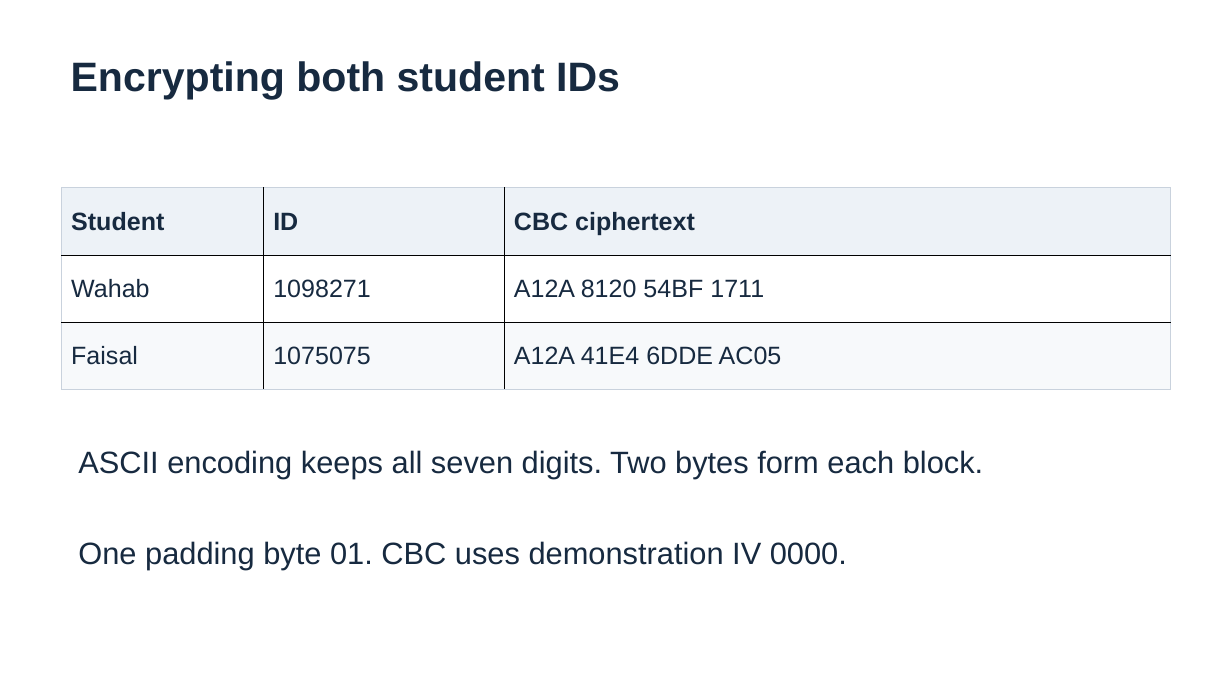
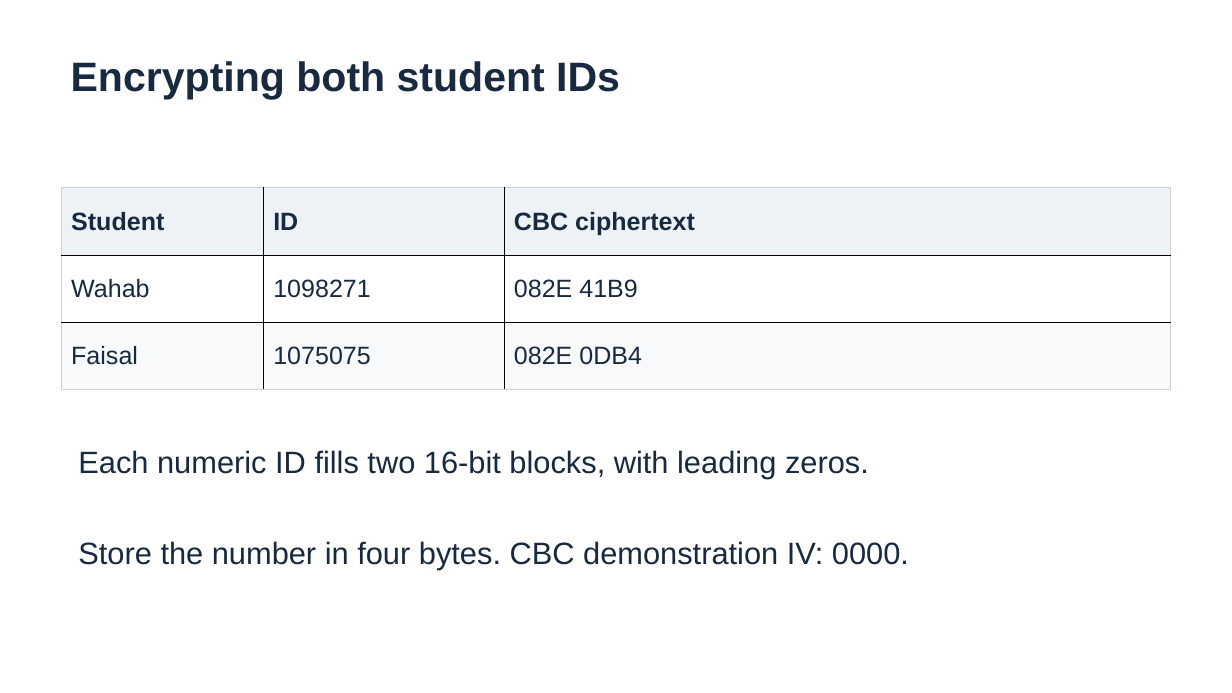
Before and after one commit to Midnight-Kyo/cse310-symmetric-cipher-project, a slide deck: slide 7 of presentation/Symmetric_Algorithm_Presentation.pptx. Drawn at 1232x693 pixels with LibreOffice and Linux fonts; fonts in the diff are those of the drawing. Boxes give left, top, right and bottom in pixels: in the first picture for what was removed or moved away, otherwise in the second. Text is boxed around its words. In the diff, an @@ line names an element or a change of style, - is before the commit and + after.

Commit message:
Use numeric student IDs and synchronize project materials

```diff
--- a/presentation/Symmetric_Algorithm_Presentation.pptx
+++ b/presentation/Symmetric_Algorithm_Presentation.pptx
@@ table at bbox=[62, 188, 1171, 390] @@
-row 2, column 3: A12A 8120 54BF 1711
+row 2, column 3: 082E 41B9
-row 3, column 3: A12A 41E4 6DDE AC05
+row 3, column 3: 082E 0DB4
@@ text at bbox=[78, 450, 869, 478]: text changed @@
-ASCII encoding keeps all seven digits. Two bytes form each block.
+Each numeric ID fills two 16-bit blocks, with leading zeros.
@@ text at bbox=[78, 541, 909, 570]: text changed @@
-One padding byte 01. CBC uses demonstration IV 0000.
+Store the number in four bytes. CBC demonstration IV: 0000.
```
Also in this commit, not shown: 3 other slides changed, 14 other files.
